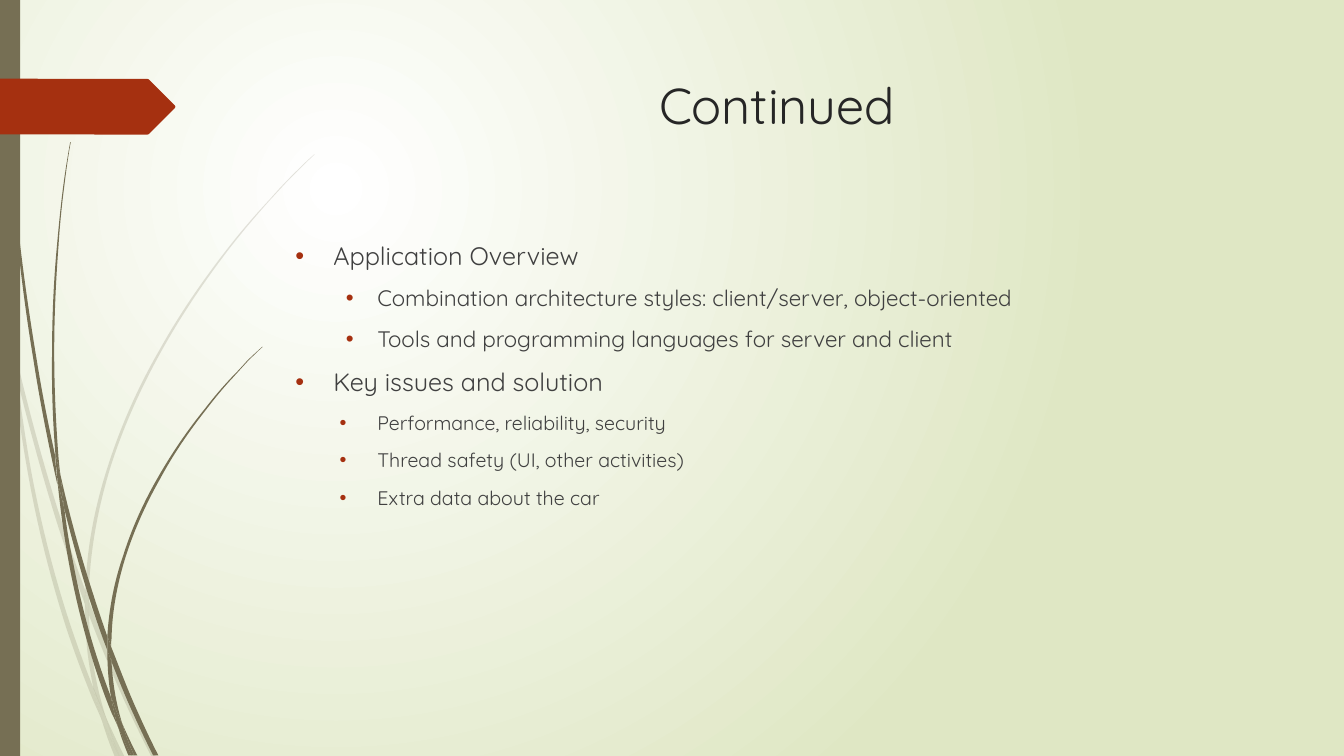
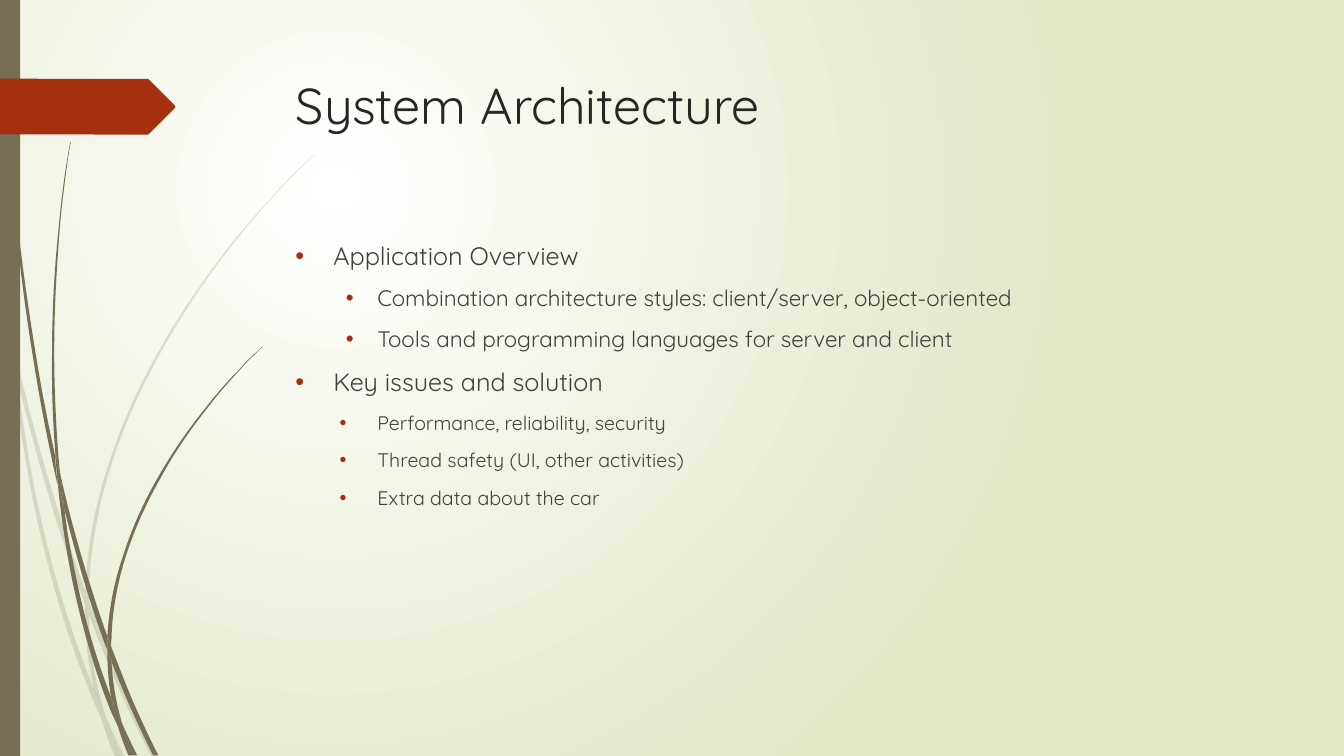
Before and after one commit to wangdezheng/RidingMechanic, a slide deck: slide 12 of Dezheng_Presentation.pptx (slide 10 before the commit). Drawn at 1344x756 pixels with LibreOffice and Linux fonts; fonts in the diff are those of the drawing. Boxes give left, top, right and bottom in pixels: in the first picture for what was removed or moved away, otherwise in the second. Text is boxed around its words. In the diff, an @@ line names an element or a change of style, - is before the commit and + after.

```diff
--- a/Dezheng_Presentation.pptx
+++ b/Dezheng_Presentation.pptx
@@ title at [296, 86, 760, 134]: text changed @@
-Continued
+System Architecture
```
Also in this commit, not shown: 12 other slides changed, 9 slides added, 7 slides removed, 1 other file.
